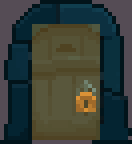
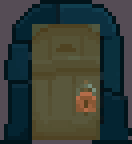
Layer changes from the first 132x144 image to the second:
renamed "RideDoorUp_SilverKey.png" to "RideDoorUp_BronzeKey.png", moved it above "RideDoorUp_GoldenKey.png", painted on it over bbox(76, 88, 96, 112)
painted on "RideDoor_Castle_Standard_Up_Closed.png" over bbox(80, 80, 92, 112)
